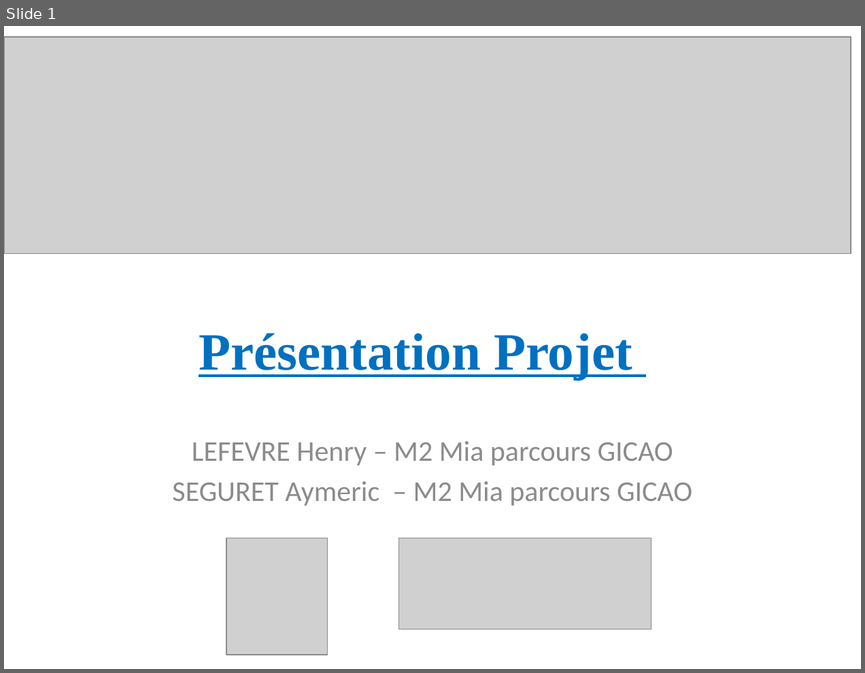
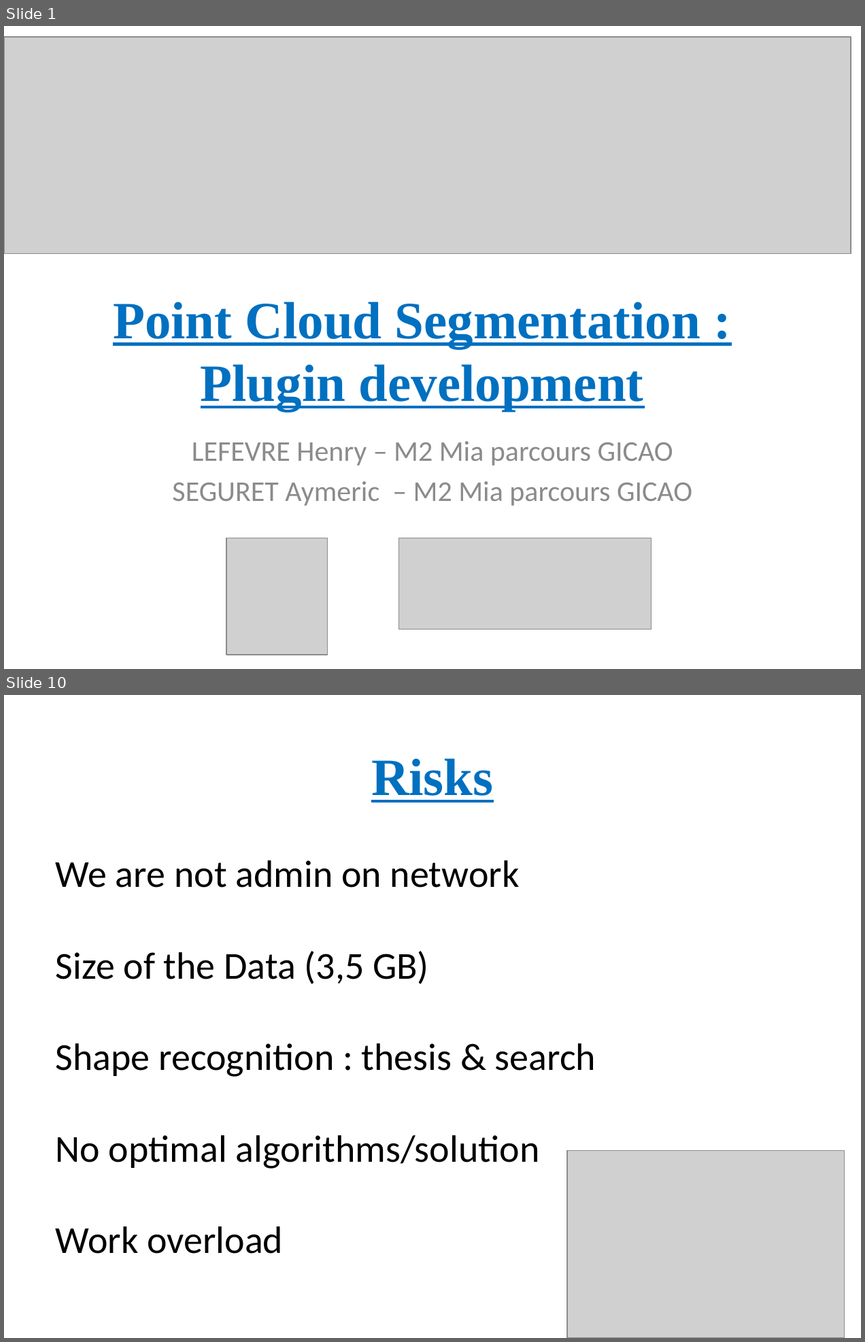
Before and after one commit to Mric26/M2-S1, a slide deck: Projet/Presentation.pptx. Shown one above the other, each under a label of ours: slide 1 before the commit, slides 1 and 10 after it; the slides between them are not shown. The pictures are 865x673 and 865x1342 pixels, drawn with LibreOffice and Linux fonts; fonts in the diff are those of the drawing; grey boxes stand for pictures. Boxes give left, top, right and bottom in pixels: in the first picture for what was removed or moved away, otherwise in the second. Text is boxed around its words. In the diff, an @@ line names an element or a change of style, - is before the commit and + after.

Commit message:
projet

```diff
--- a/Projet/Presentation.pptx
+++ b/Projet/Presentation.pptx
@@ slide 10 added at [4,695,861,1338], background #FFFFFF @@
@@ title added at [371,758,494,802], 44 pt, text #0070C0, bold, underline @@
+Risks
@@ text added at [56,860,596,1253], 32 pt, text #000000 @@
+We are not admin on network
+Size of the Data (3,5 GB)
+Shape recognition : thesis & search
+No optimal algorithms/solution
+Work overload
@@ picture added at [567,1150,844,1338] @@
@@ slide 1 changed as well @@
@@ title at [113,301,700,411]: text changed @@
-Présentation Projet
+Point Cloud Segmentation :
+Plugin development
```
Also in this commit, not shown: 11 other slides added, 4 slides removed, 1 other file.
